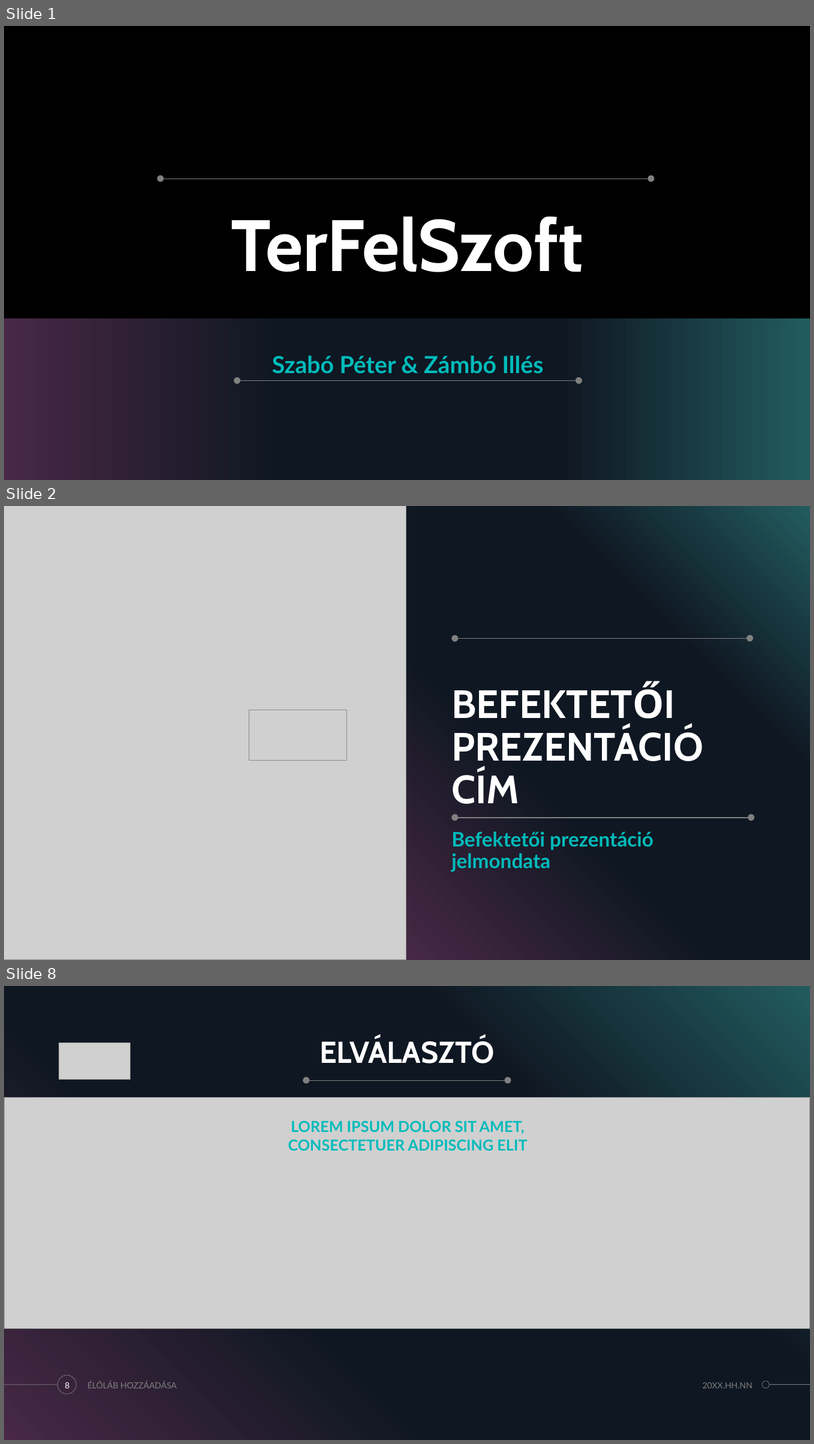
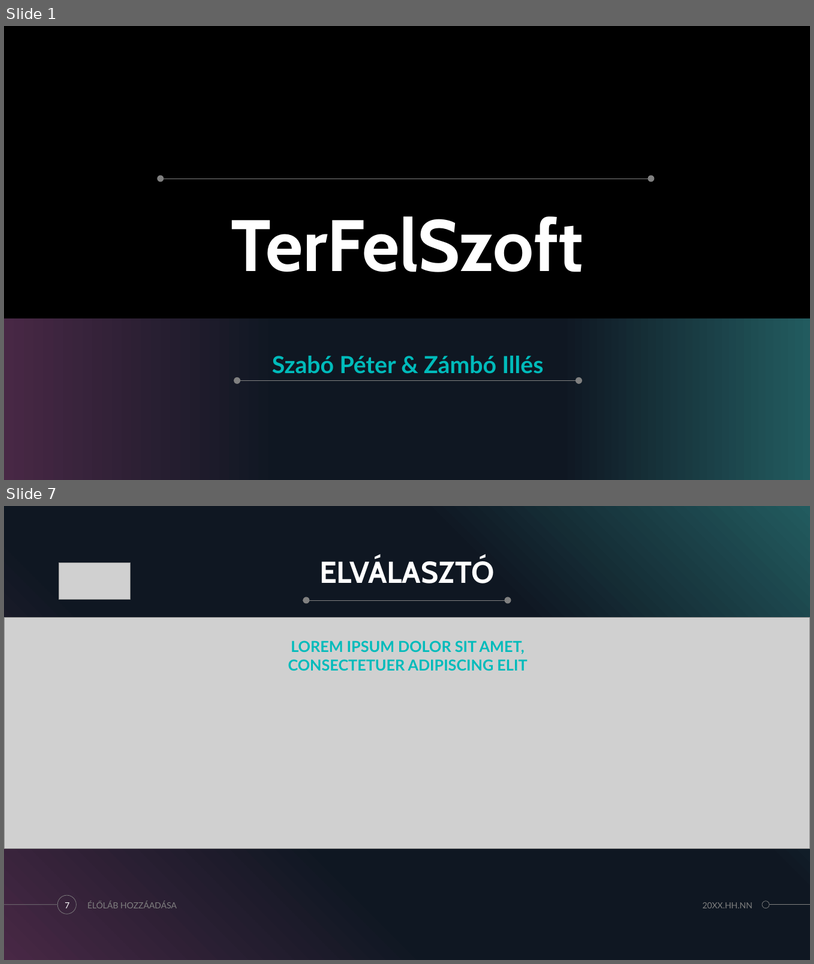
Before and after one commit to zamboilles21/terfelszinszamitas, a slide deck: documentation/PPT/TerFelSzoft.pptx. Shown one above the other, each under a label of ours: slides 1, 2 and 8 before the commit, slides 1 and 7 after it; the slides between them are not shown. The pictures are 814x1444 and 814x964 pixels, drawn with LibreOffice and Linux fonts; fonts in the diff are those of the drawing; grey boxes stand for pictures; background and template pictures are left out. Boxes give left, top, right and bottom in pixels: in the first picture for what was removed or moved away, otherwise in the second. Text is boxed around its words. In the diff, an @@ line names an element or a change of style, - is before the commit and + after.

```diff
--- a/documentation/PPT/TerFelSzoft.pptx
+++ b/documentation/PPT/TerFelSzoft.pptx
@@ slide 2 removed at (4, 506, 810, 960), background #000000; not listed: 3 template elements that a slide beside it also shows @@
@@ picture removed at (4, 506, 406, 960) @@
@@ rectangle removed at (406, 506, 810, 960) @@
@@ ellipse removed at (452, 635, 458, 642) @@
@@ line removed from (454, 639) to (749, 639) @@
@@ ellipse removed at (747, 635, 753, 642) @@
@@ picture removed at (249, 710, 347, 760) @@
@@ title removed at (452, 727, 704, 804) @@
-BEFEKTETŐI
-PREZENTÁCIÓ
-CÍM
@@ ellipse removed at (452, 814, 458, 820) @@
@@ line removed from (454, 817) to (749, 817) @@
@@ ellipse removed at (748, 814, 755, 820) @@
@@ subtitle removed at (452, 831, 654, 871) @@
-Befektetői prezentáció jelmondata
@@ what was slide 8 is now slide 7 @@
@@ page number at (65, 902, 69, 908): text changed @@
-8
+7
```
Also in this commit, not shown: 3 slides changed, 4 slides added, 13 other slides removed, 2 other files.
